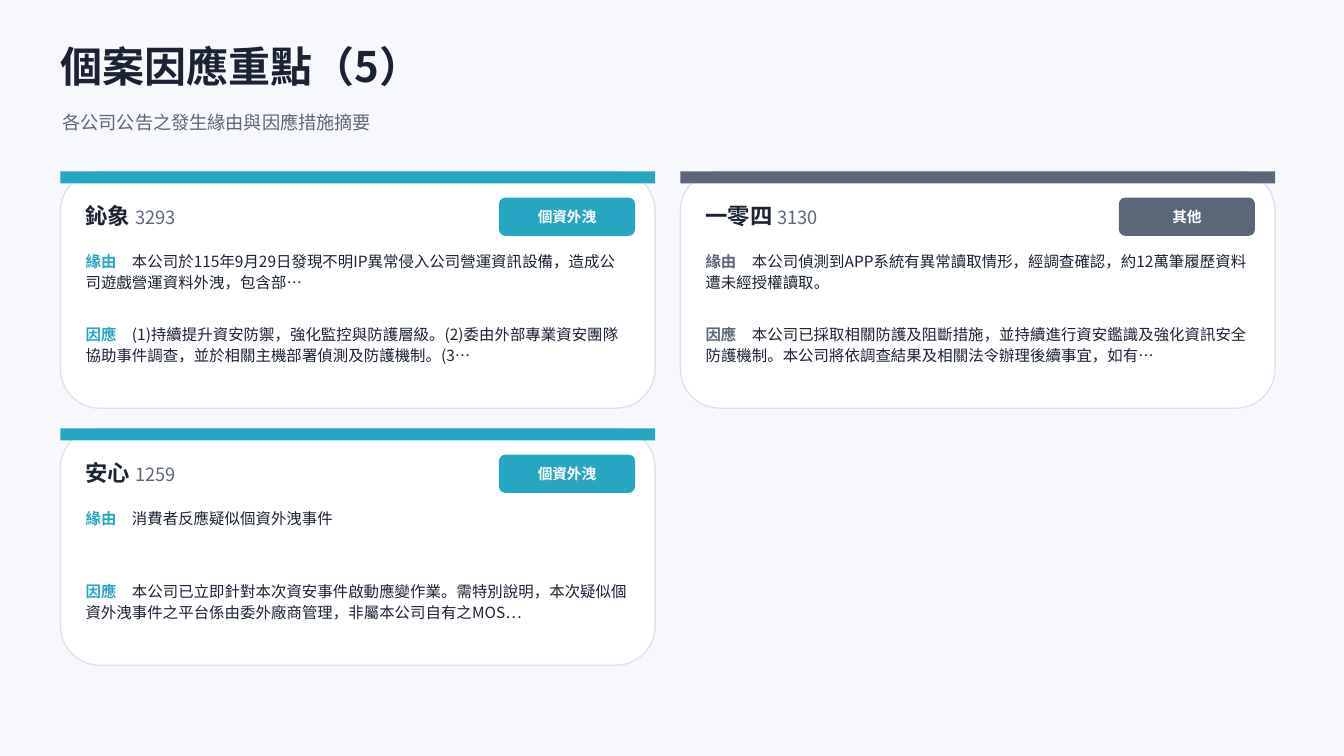
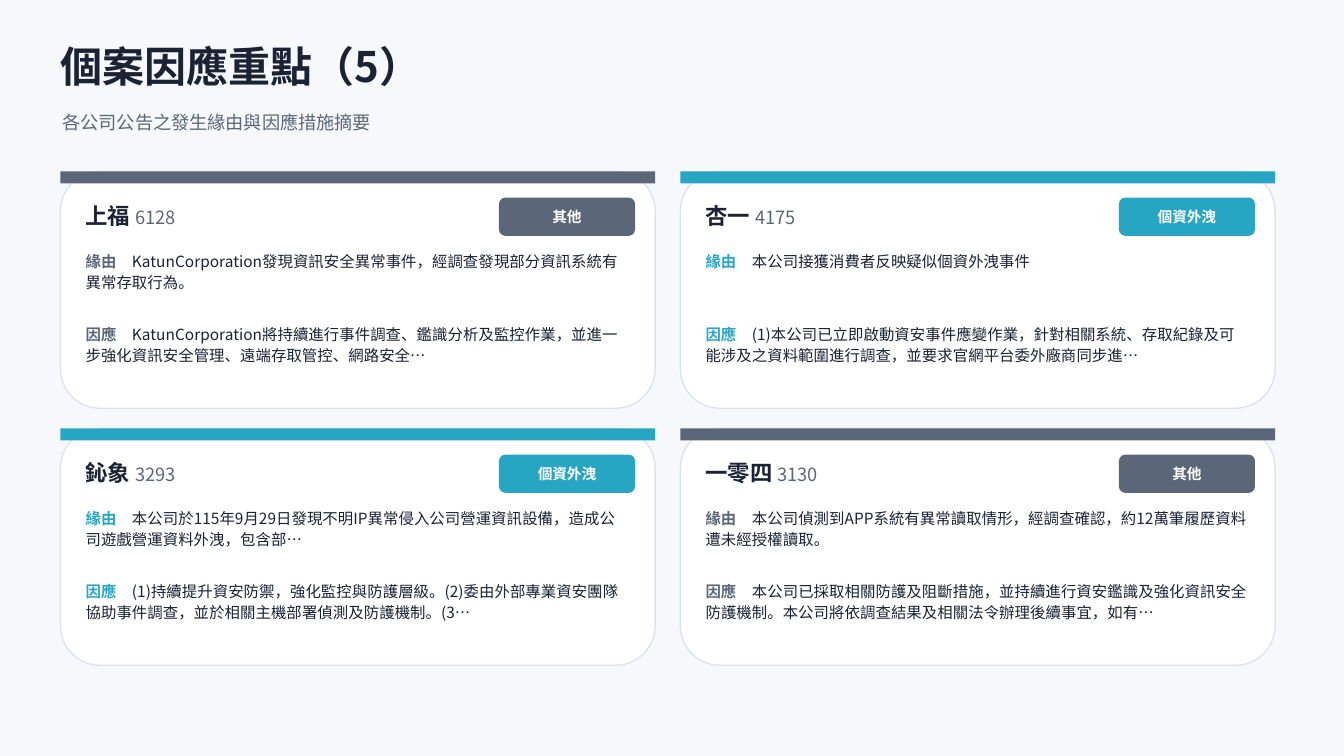
Before and after one commit to Johnnylin77/mops-isec-monitor, a slide deck: slide 10 of 資安事件因應分析.pptx. Drawn at 1344x756 pixels with LibreOffice and Linux fonts; fonts in the diff are those of the drawing. Boxes give left, top, right and bottom in pixels: in the first picture for what was removed or moved away, otherwise in the second. Text is boxed around its words. In the diff, an @@ line names an element or a change of style, - is before the commit and + after.

```diff
--- a/資安事件因應分析.pptx
+++ b/資安事件因應分析.pptx
@@ rectangle at bbox=[60, 171, 655, 184]: fill #27A6C4 to #5C6679 @@
@@ rectangle at bbox=[681, 171, 1275, 184]: fill #5C6679 to #27A6C4 @@
@@ text at bbox=[86, 205, 175, 226]: text changed @@
-鈊象 3293
+上福 6128
@@ rounded rectangle at bbox=[499, 198, 635, 236]: fill #27A6C4 to #5C6679 @@
@@ text at bbox=[552, 209, 581, 223]: text changed @@
-個資外洩
+其他
@@ text at bbox=[706, 205, 795, 226]: text changed @@
-一零四 3130
+杏一 4175
@@ rounded rectangle at bbox=[1119, 198, 1255, 236]: fill #5C6679 to #27A6C4 @@
@@ text at bbox=[1158, 209, 1216, 223]: text changed @@
-其他
+個資外洩
@@ text at bbox=[86, 254, 617, 290]: text changed @@
-緣由 本公司於115年9月29日發現不明IP異常侵入公司營運資訊設備，造成公司遊戲營運資料外洩，包含部…
+緣由 KatunCorporation發現資訊安全異常事件，經調查發現部分資訊系統有異常存取行為。
@@ text at bbox=[706, 254, 1030, 269]: text changed @@
-緣由 本公司偵測到APP系統有異常讀取情形，經調查確認，約12萬筆履歷資料遭未經授權讀取。
+緣由 本公司接獲消費者反映疑似個資外洩事件
@@ text at bbox=[86, 325, 617, 363]: text changed @@
-因應 (1)持續提升資安防禦，強化監控與防護層級。(2)委由外部專業資安團隊協助事件調查，並於相關主機部署偵測及防護機制。(3…
+因應 KatunCorporation將持續進行事件調查、鑑識分析及監控作業，並進一步強化資訊安全管理、遠端存取管控、網路安全…
@@ text at bbox=[706, 325, 1235, 363]: text changed @@
-因應 本公司已採取相關防護及阻斷措施，並持續進行資安鑑識及強化資訊安全防護機制。本公司將依調查結果及相關法令辦理後續事宜，如有…
+因應 (1)本公司已立即啟動資安事件應變作業，針對相關系統、存取紀錄及可能涉及之資料範圍進行調查，並要求官網平台委外廠商同步進…
@@ rounded rectangle added at bbox=[681, 429, 1275, 665], fill #FFFFFF, outline #DDE3EE 1 pt @@
@@ rectangle added at bbox=[681, 429, 1275, 441], fill #5C6679 @@
@@ text at bbox=[86, 462, 175, 483]: text changed @@
-安心 1259
+鈊象 3293
@@ text added at bbox=[706, 462, 818, 483], 13 pt, text #5C6679 @@
+一零四 3130
@@ rounded rectangle added at bbox=[1119, 455, 1255, 493], fill #5C6679 @@
@@ text added at bbox=[1172, 466, 1201, 480], 10.5 pt, text #FFFFFF, bold @@
+其他
@@ text at bbox=[86, 511, 615, 547]: text changed @@
-緣由 消費者反應疑似個資外洩事件
+緣由 本公司於115年9月29日發現不明IP異常侵入公司營運資訊設備，造成公司遊戲營運資料外洩，包含部…
@@ text added at bbox=[706, 511, 1246, 547], 11 pt, text #1A2233 @@
+緣由 本公司偵測到APP系統有異常讀取情形，經調查確認，約12萬筆履歷資料遭未經授權讀取。
@@ text at bbox=[86, 582, 618, 621]: text changed @@
-因應 本公司已立即針對本次資安事件啟動應變作業。需特別說明，本次疑似個資外洩事件之平台係由委外廠商管理，非屬本公司自有之MOS…
+因應 (1)持續提升資安防禦，強化監控與防護層級。(2)委由外部專業資安團隊協助事件調查，並於相關主機部署偵測及防護機制。(3…
@@ text added at bbox=[706, 582, 1246, 620], 11 pt, text #1A2233 @@
+因應 本公司已採取相關防護及阻斷措施，並持續進行資安鑑識及強化資訊安全防護機制。本公司將依調查結果及相關法令辦理後續事宜，如有…
```
Also in this commit, not shown: 8 other slides changed, 2 other files.
